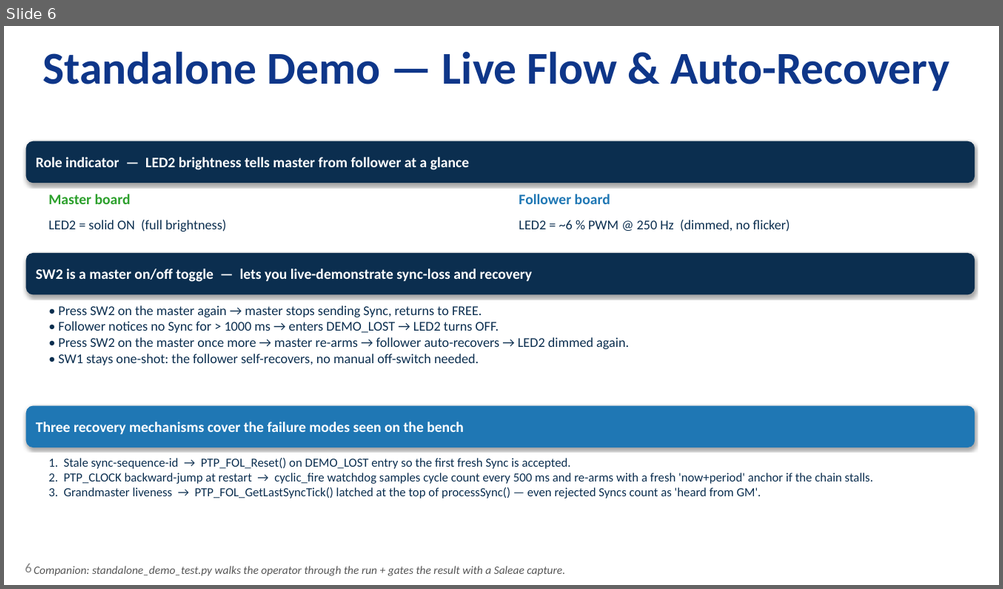
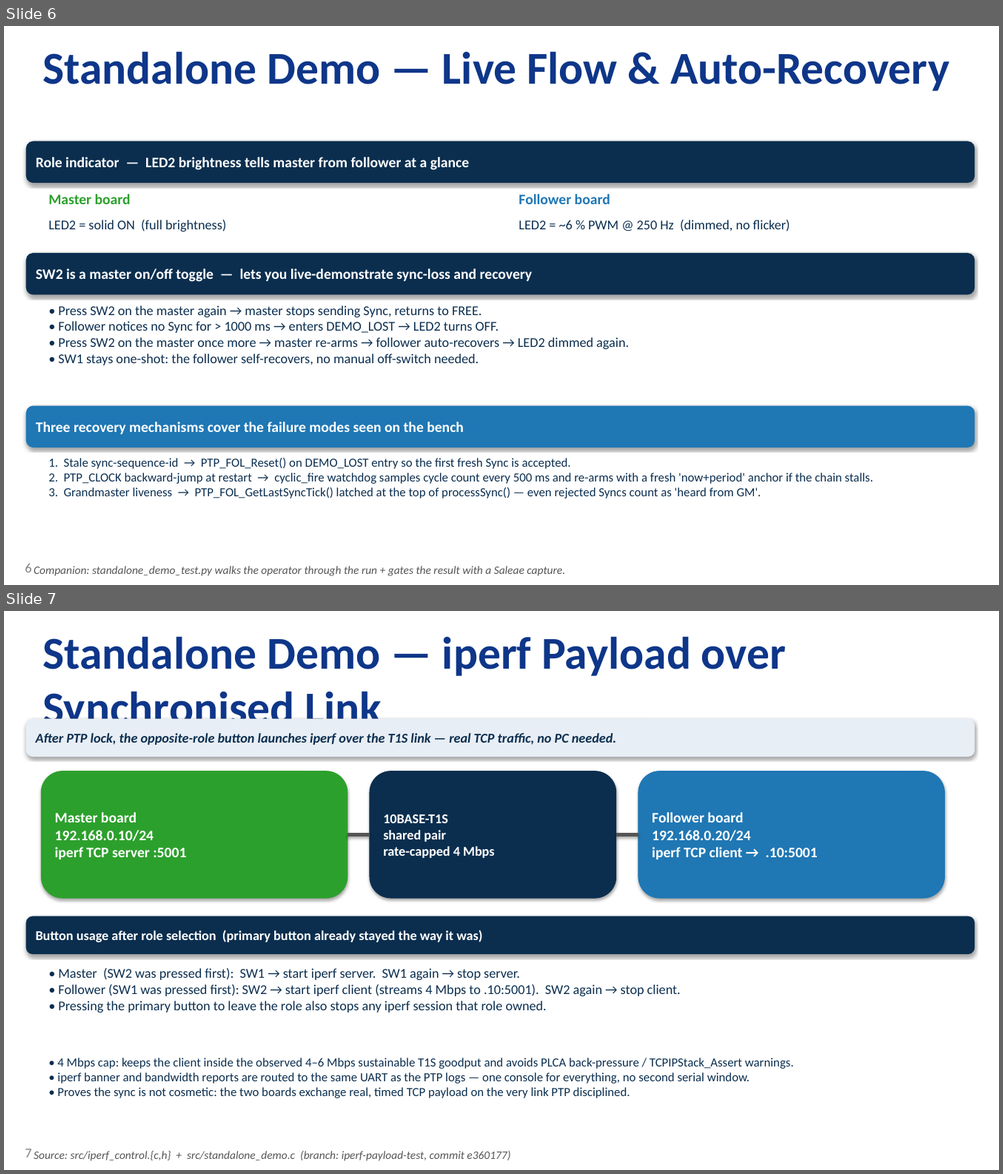
Before and after one commit to zabooh/net_10base_t1s, a slide deck: PTP_LAN8651.pptx. Shown one above the other, each under a label of ours: slide 6 before the commit, slides 6 and 7 after it. The pictures are 1003x589 and 1003x1174 pixels, drawn with LibreOffice and Linux fonts; fonts in the diff are those of the drawing; background and template pictures are left out. Boxes give left, top, right and bottom in pixels: in the first picture for what was removed or moved away, otherwise in the second. Text is boxed around its words. In the diff, an @@ line names an element or a change of style, - is before the commit and + after.

```diff
--- a/PTP_LAN8651.pptx
+++ b/PTP_LAN8651.pptx
@@ slide 7 added at <box>4,611,999,1170</box>, background #FFFFFF; not listed: 1 template element that a slide beside it also shows @@
@@ title added at <box>43,636,785,735</box>, 44 pt, text #0E3689, bold @@
+Standalone Demo — iperf Payload over Synchronised Link
@@ rounded rectangle added at <box>26,719,974,757</box>, fill #E8EEF5, outline #E8EEF5 0.75 pt, 13 pt, text #0B2E4F, bold, italic @@
+After PTP lock, the opposite-role button launches iperf over the T1S link — real TCP traffic, no PC needed.
@@ rounded rectangle added at <box>41,772,347,898</box>, fill #2CA02C, outline #2CA02C 0.75 pt, 14 pt, text #FFFFFF, bold @@
+Master board
+192.168.0.10/24
+iperf TCP server :5001
@@ rounded rectangle added at <box>370,772,616,898</box>, fill #0B2E4F, outline #0B2E4F 0.75 pt, 13 pt, text #FFFFFF, bold @@
+10BASE-T1S
+shared pair
+rate-capped 4 Mbps
@@ rounded rectangle added at <box>638,772,944,898</box>, fill #1F77B4, outline #1F77B4 0.75 pt, 14 pt, text #FFFFFF, bold @@
+Follower board
+192.168.0.20/24
+iperf TCP client → .10:5001
@@ line added from (347, 834) to (370, 834), #555555 3 pt @@
@@ line added from (616, 834) to (638, 834), #555555 3 pt @@
@@ rounded rectangle added at <box>26,917,974,954</box>, fill #0B2E4F, outline #0B2E4F 0.75 pt, 13 pt, text #FFFFFF, bold @@
+Button usage after role selection (primary button already stayed the way it was)
@@ text added at <box>58,968,680,1013</box>, 13 pt, text #0B2E4F @@
+• Master (SW2 was pressed first): SW1 → start iperf server. SW1 again → stop server.
+• Follower (SW1 was pressed first): SW2 → start iperf client (streams 4 Mbps to .10:5001). SW2 again → stop client.
+• Pressing the primary button to leave the role also stops any iperf session that role owned.
@@ text added at <box>57,1058,794,1099</box>, 12 pt, text #0B2E4F @@
+• 4 Mbps cap: keeps the client inside the observed 4–6 Mbps sustainable T1S goodput and avoids PLCA back-pressure / TCPIPStack_Assert warnings.
+• iperf banner and bandwidth reports are routed to the same UART as the PTP logs — one console for everything, no second serial window.
+• Proves the sync is not cosmetic: the two boards exchange real, timed TCP payload on the very link PTP disciplined.
@@ text added at <box>34,1151,510,1162</box>, 11 pt, text #555555, italic @@
+Source: src/iperf_control.{c,h} + src/standalone_demo.c (branch: iperf-payload-test, commit e360177)
```
Also in this commit, not shown: 1 slide changed, 1 other file.
